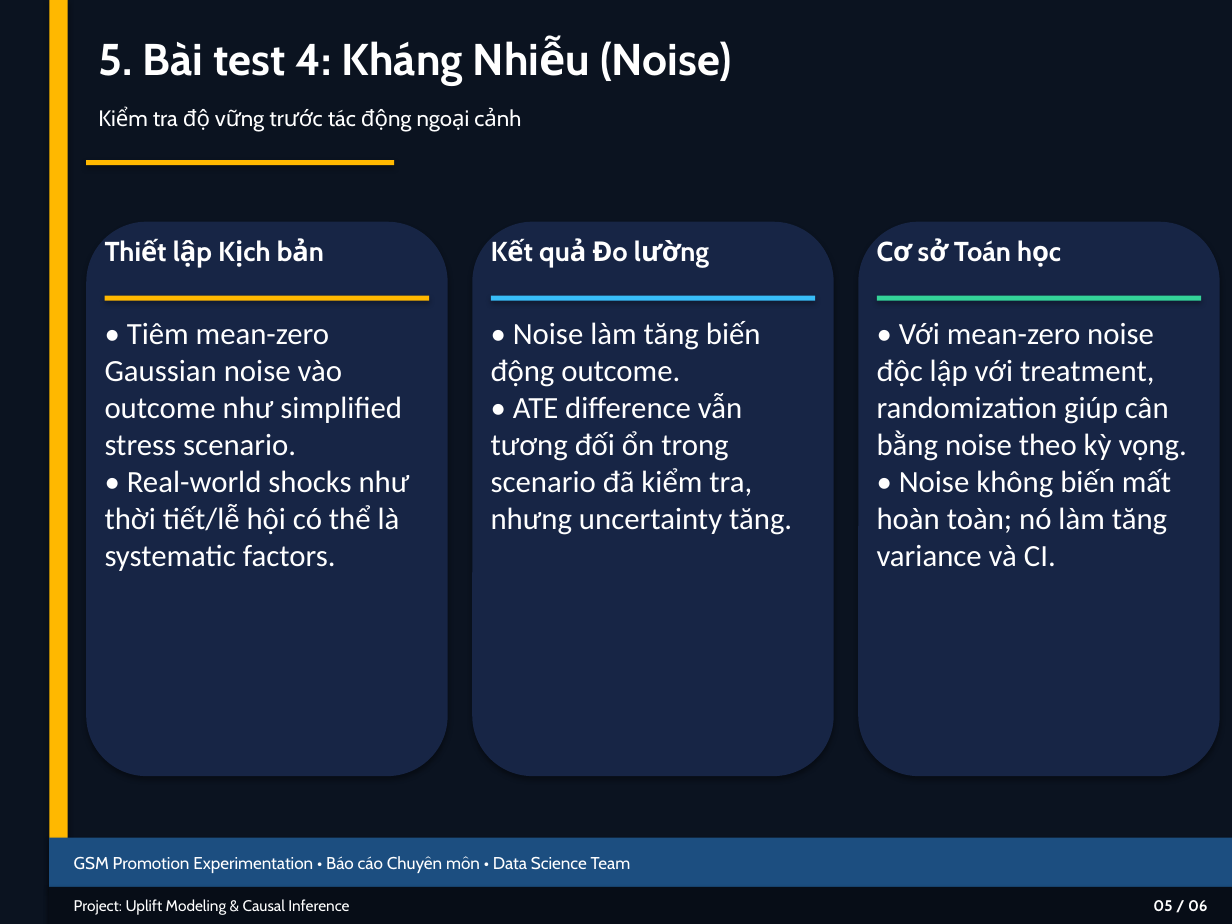
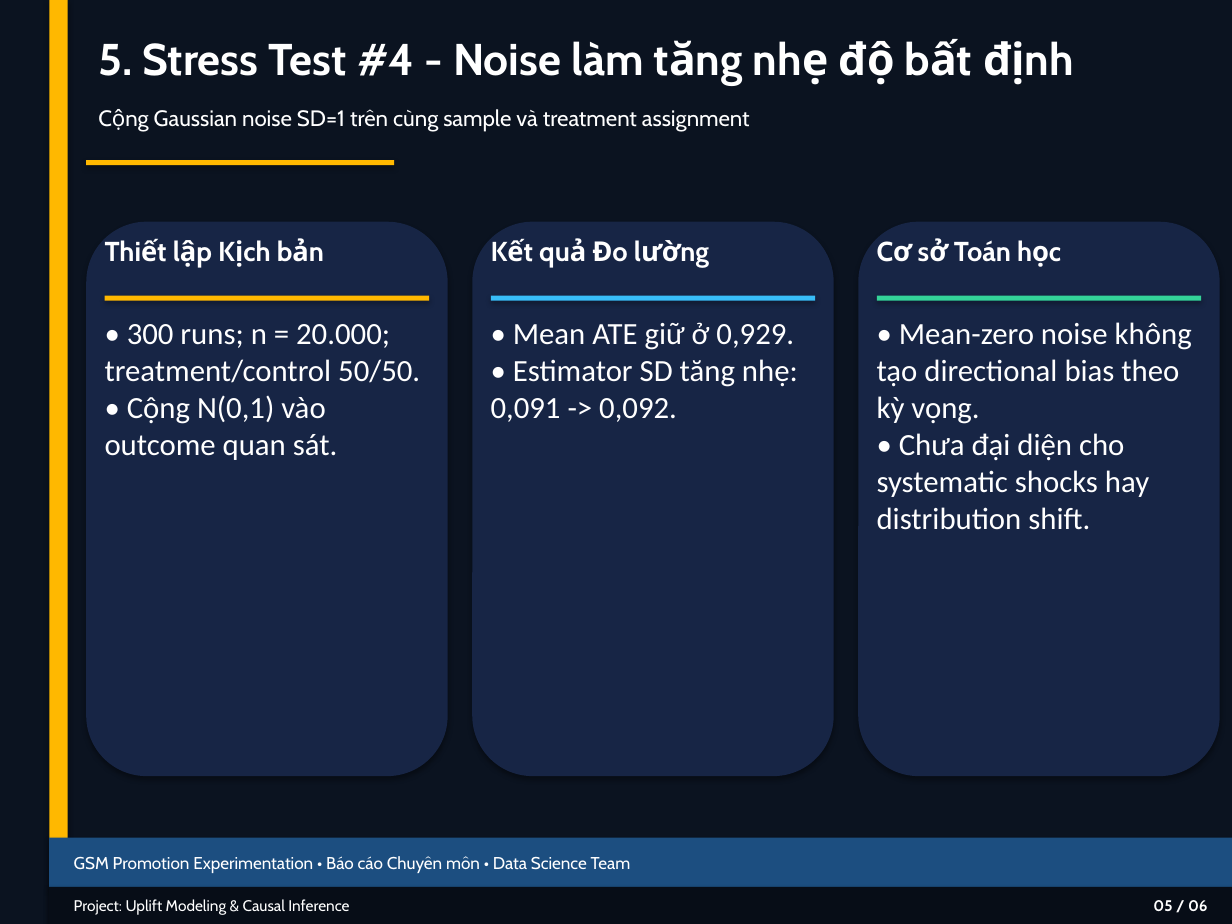
Before and after one commit to thaibuivan/GSM-promotion-experimentation, a slide deck: slide 6 of docs/Week6_Stress_Test_Summary.pptx. Drawn at 1232x924 pixels with LibreOffice and Linux fonts; fonts in the diff are those of the drawing. Boxes give left, top, right and bottom in pixels: in the first picture for what was removed or moved away, otherwise in the second. Text is boxed around its words. In the diff, an @@ line names an element or a change of style, - is before the commit and + after.

```diff
--- a/docs/Week6_Stress_Test_Summary.pptx
+++ b/docs/Week6_Stress_Test_Summary.pptx
@@ text at <box>98,41,895,85</box>: text changed @@
-5. Bài test 4: Kháng Nhiễu (Noise)
+5. Stress Test #4 - Noise làm tăng nhẹ độ bất định
@@ text at <box>154,109,750,132</box>: text changed @@
-Kiểm tra độ vững trước tác động ngoại cảnh
+Cộng Gaussian noise SD=1 trên cùng sample và treatment assignment
@@ text at <box>105,324,420,460</box>: text changed @@
-• Tiêm mean-zero Gaussian noise vào outcome như simplified stress scenario.
-• Real-world shocks như thời tiết/lễ hội có thể là systematic factors.
+• 300 runs; n = 20.000; treatment/control 50/50.
+• Cộng N(0,1) vào outcome quan sát.
@@ text at <box>491,322,798,422</box>: text changed @@
-• Noise làm tăng biến động outcome.
-• ATE difference vẫn tương đối ổn trong scenario đã kiểm tra, nhưng uncertainty tăng.
+• Mean ATE giữ ở 0,929.
+• Estimator SD tăng nhẹ: 0,091 -> 0,092.
@@ text at <box>877,322,1192,530</box>: text changed @@
-• Với mean-zero noise độc lập với treatment, randomization giúp cân bằng noise theo kỳ vọng.
-• Noise không biến mất hoàn toàn; nó làm tăng variance và CI.
+• Mean-zero noise không tạo directional bias theo kỳ vọng.
+• Chưa đại diện cho systematic shocks hay distribution shift.
```
Also in this commit, not shown: 5 other slides changed, 5 other files.
